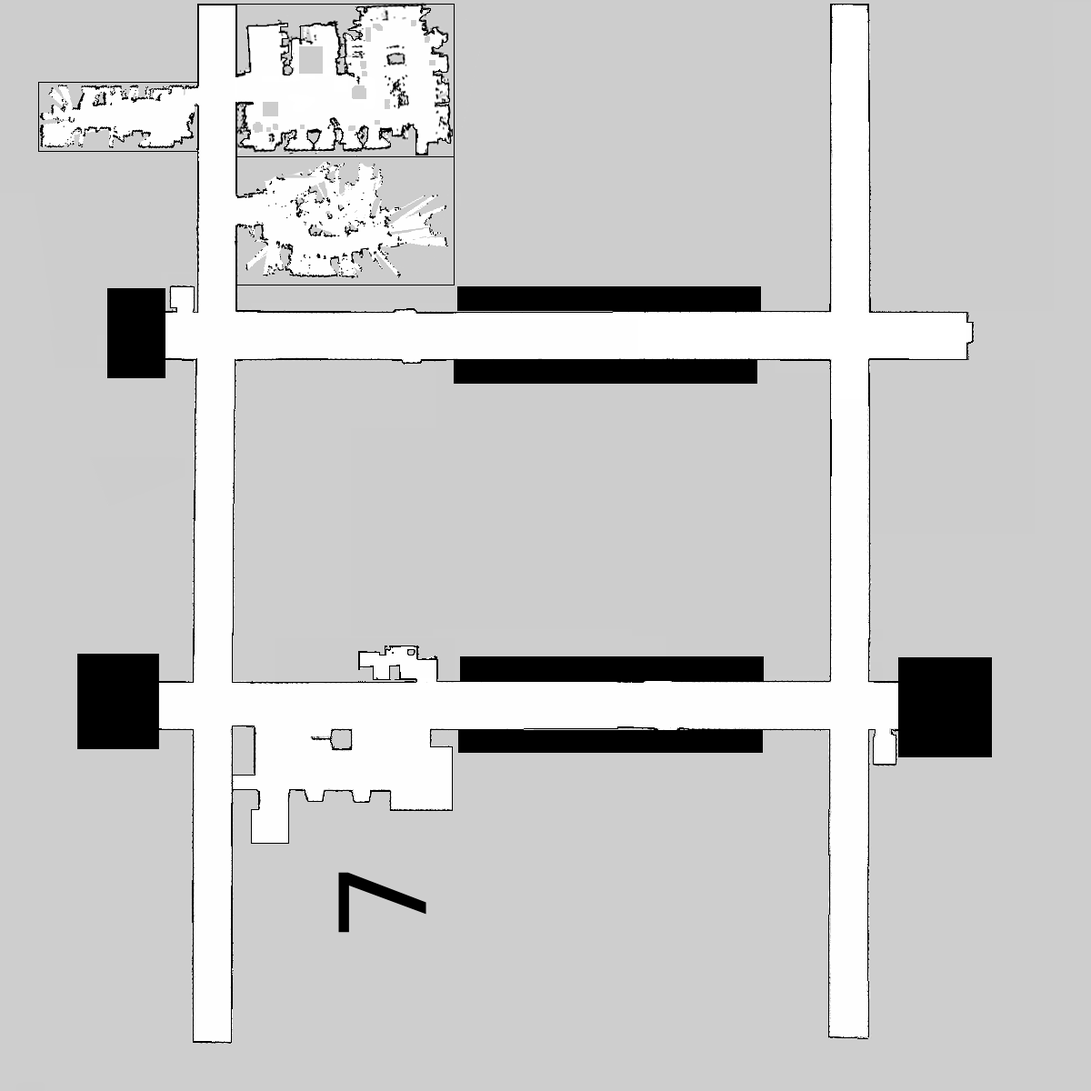
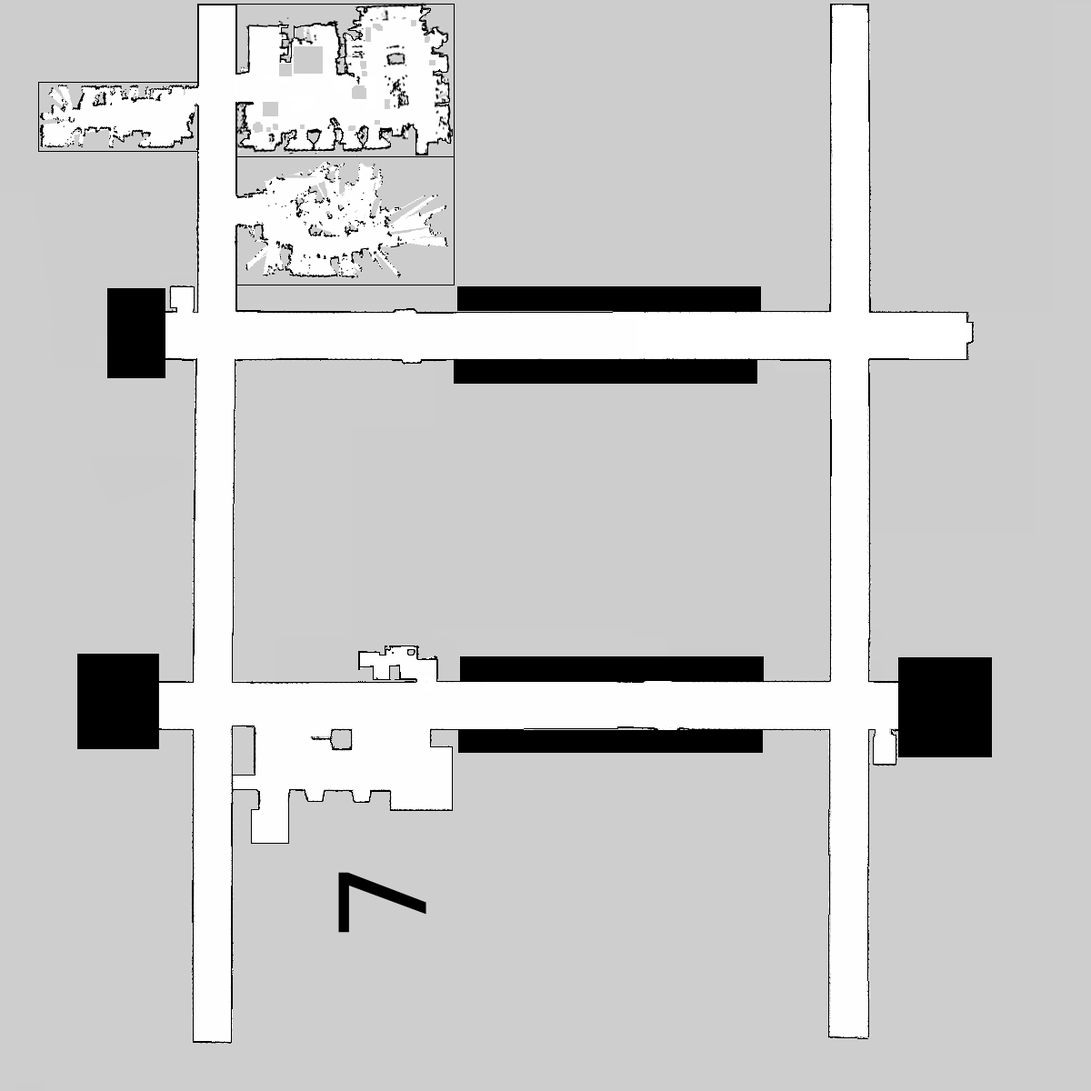
Comparing the layer stacks of the two 1091px x 1091px images. Changes:
painted on "eng2-7f-0.05.pgm" over [235, 16, 302, 79]
